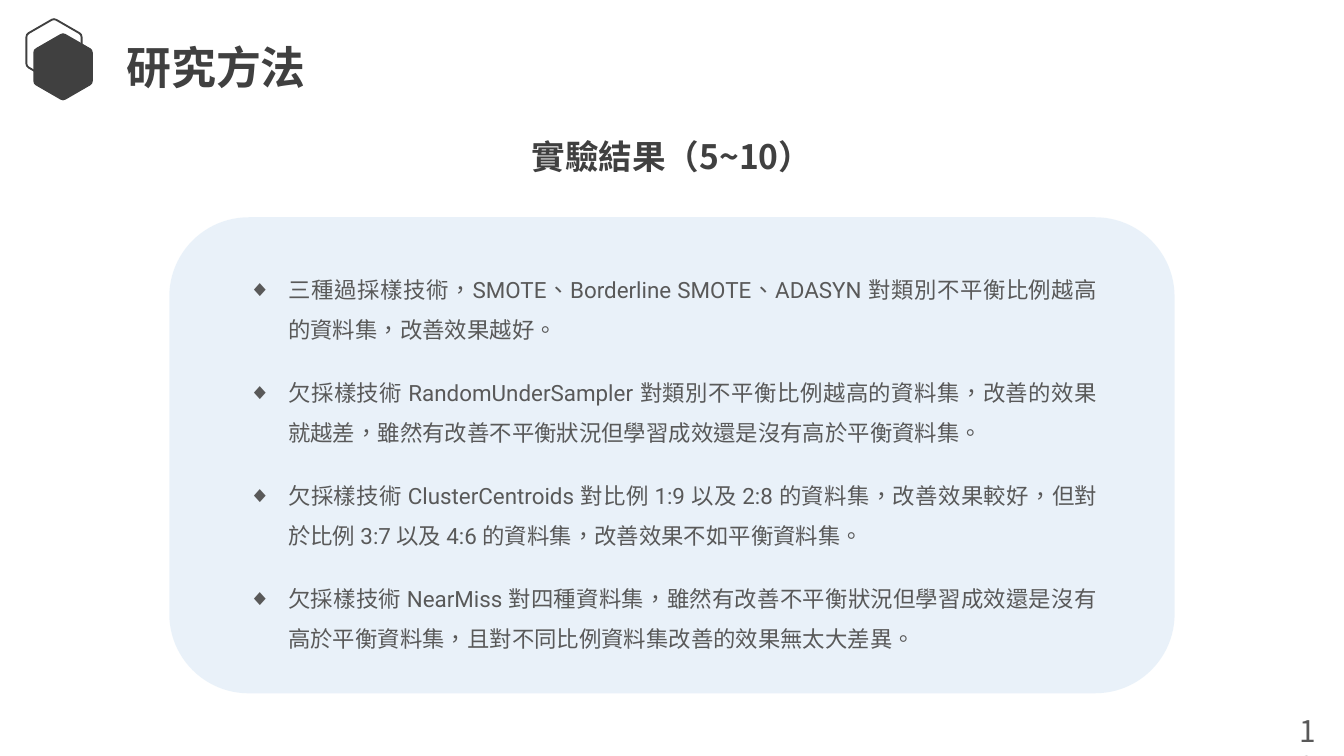
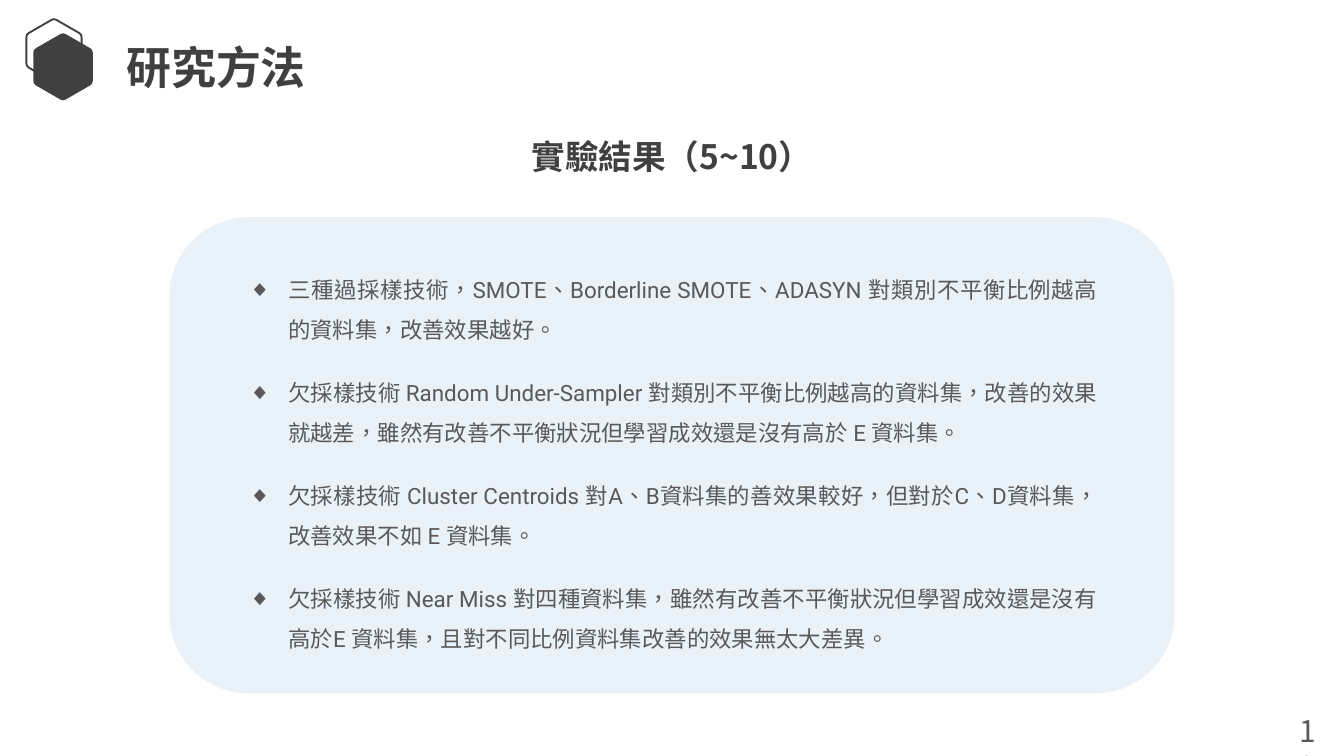
Before and after one commit to Lcwei-0708/lcwei-0708.github.io, a slide deck: slide 21 of data/paper/運用意見探勘技術於類別不平衡資料集/運用意見探勘技術於類別不平衡資料集.pptx. Drawn at 1344x756 pixels with LibreOffice and Linux fonts; fonts in the diff are those of the drawing. Boxes give left, top, right and bottom in pixels: in the first picture for what was removed or moved away, otherwise in the second. Text is boxed around its words. In the diff, an @@ line names an element or a change of style, - is before the commit and + after.

```diff
--- a/data/paper/運用意見探勘技術於類別不平衡資料集/運用意見探勘技術於類別不平衡資料集.pptx
+++ b/data/paper/運用意見探勘技術於類別不平衡資料集/運用意見探勘技術於類別不平衡資料集.pptx
@@ text at [288, 382, 1098, 649]: text changed @@
-◆ 欠採樣技術 RandomUnderSampler 對類別不平衡比例越高的資料集，改善的效果就越差，雖然有改善不平衡狀況但學習成效還是沒有高於平衡資料集。
-◆ 欠採樣技術 ClusterCentroids 對比例 1:9 以及 2:8 的資料集，改善效果較好，但對於比例 3:7 以及 4:6 的資料集，改善效果不如平衡資料集。
-◆ 欠採樣技術 NearMiss 對四種資料集，雖然有改善不平衡狀況但學習成效還是沒有高於平衡資料集，且對不同比例資料集改善的效果無太大差異。
+◆ 欠採樣技術 Random Under-Sampler 對類別不平衡比例越高的資料集，改善的效果就越差，雖然有改善不平衡狀況但學習成效還是沒有高於 E 資料集。
+◆ 欠採樣技術 Cluster Centroids 對A、B資料集的善效果較好，但對於C、D資料集，改善效果不如 E 資料集。
+◆ 欠採樣技術 Near Miss 對四種資料集，雖然有改善不平衡狀況但學習成效還是沒有高於E 資料集，且對不同比例資料集改善的效果無太大差異。
```
Also in this commit, not shown: 17 other slides changed, 1 other file.
